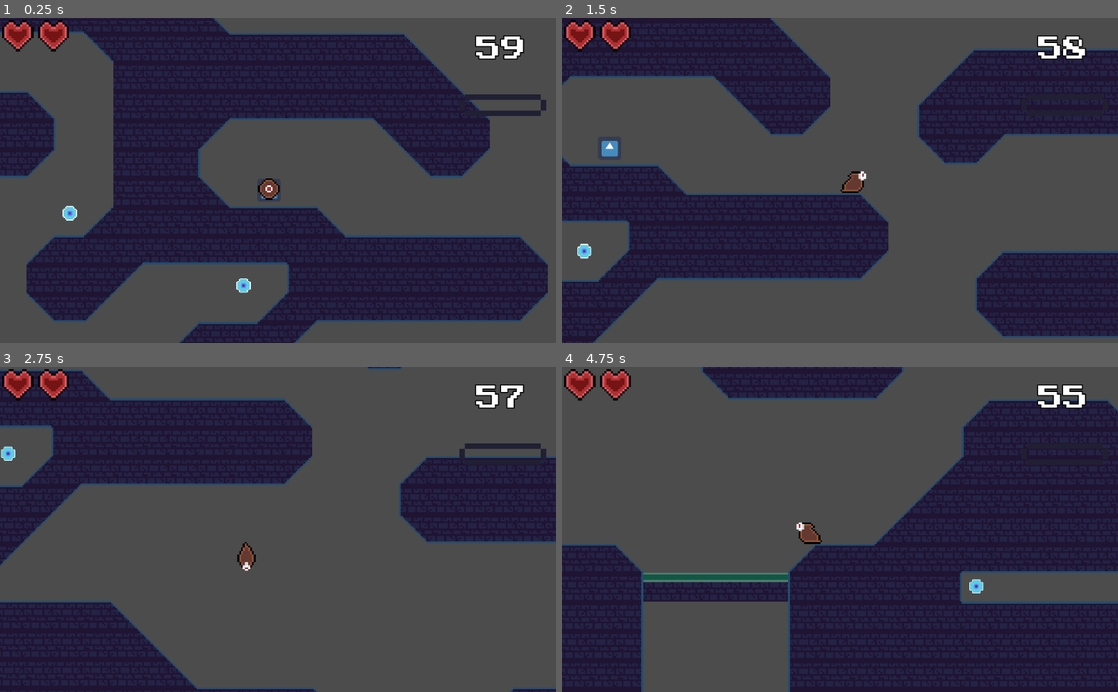
Above: before the commit, frames 1-4 (two rows, left to right).
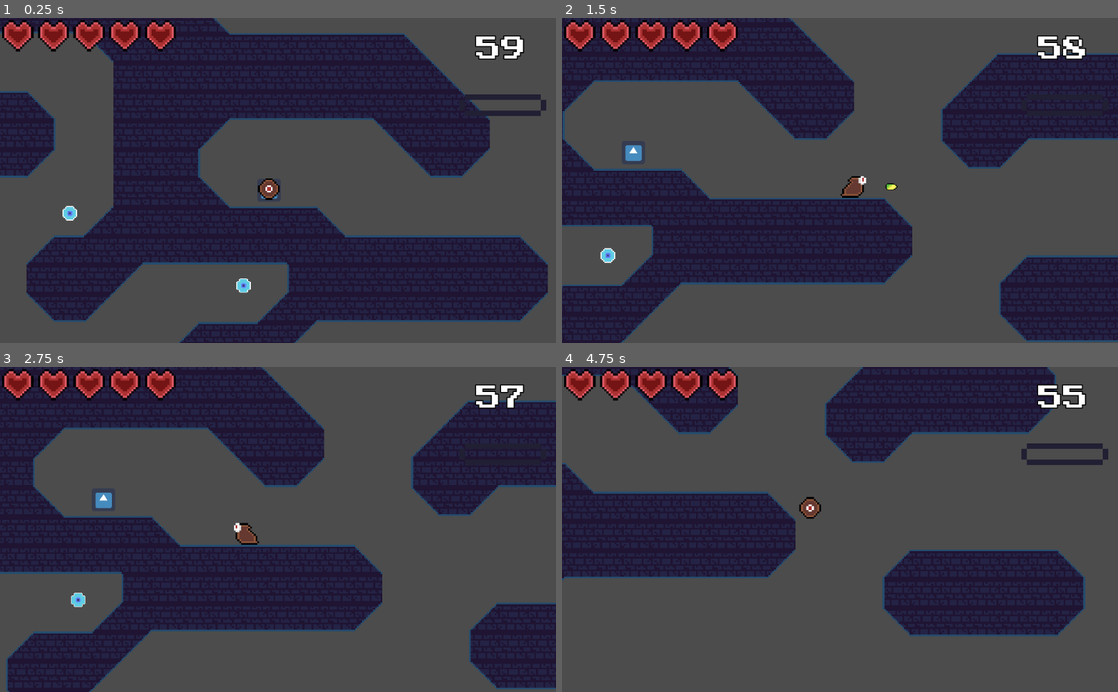
Above: after the commit, the same moments.

Repository: Shoter99/GameJamFirst
Game: Godot game, scene res://levels/Level2.tscn
The game is run twice, just before and just after one commit, with the same random seed, the same clock (stepped at 60 frames per second) and the same inputs. The engine's default icon, where the game draws it, is replaced by a stand-in: a white triangle on a blue panel in a dark square.
Inputs:
- Up to frame 1 (0.25 s): no input
- Up to frame 2 (1.5 s): hold Right (move_right) from 0.53 s (still down); tap Shift (Dash, bound only after the commit) at 0.6 s; tap Space (jump) at 0.77 s; tap F (fire) at 1.35 s
- Up to frame 3 (2.75 s): tap Space (jump) at 1.52 s; tap Shift (Dash, bound only after the commit) at 1.55, 2.3 s; release Right (move_right) at 2.03 s; hold Left (move_left) from 2.03 s (still down); tap Down (release) at 2.1 s
- Up to frame 4 (4.75 s): release Left (move_left) at 2.78 s; hold Right (move_right) 2.78-4.28 s; tap Shift (Dash, bound only after the commit) at 2.85, 3.6, 4.55 s; tap Space (jump) at 3.02, 3.77, 4.52 s; hold Left (move_left) from 4.28 s (still down); tap F (fire) at 4.35 s

The runs differ from the first frame. In frame 1, 1.1% of the frame differs, in the area x 13-32%, y 0-11%; in frame 2, 15%; in frame 3, 44%; in frame 4, 62%, in the area x 0-100%, y 0-100%.

Commit message:
Fixed Swimming

Diff:
--- /dev/null
+++ b/Player/DashEvolution.gd
@@ -0,0 +1,70 @@
+extends FireEvolution
+
+class_name DashEvolution
+
+var dashSpeed : int = 700
+var isDashing : bool = false
+
+
+func friction(velocity, accelerating, isOnFloor, delta) -> Vector2:
+	if accelerating == false:
+		if isOnFloor == false:
+			if velocity.x > 0:
+				if velocity.x > speed:
+					return Vector2(velocity.x - 6000 * delta, velocity.y)
+				else:
+					return Vector2(velocity.x - 400 * delta, velocity.y)
+			elif velocity.x < 0:
+				if velocity.x < -speed:
+					return Vector2(velocity.x + 6000 * delta, velocity.y)
+				else:
+					return Vector2 (velocity.x + 400 * delta, velocity.y)
+		else:
+			if velocity.x > 0:
+				if velocity.x > speed:
+					return Vector2(velocity.x - 6000 * delta, velocity.y)
+				else:
+					return Vector2(velocity.x - 600 * delta, velocity.y)
+			elif velocity.x < 0:
+				if velocity.x < -speed:
+					return Vector2(velocity.x + 6000 * delta, velocity.y)
+				else:
+					return Vector2 (velocity.x + 600 * delta, velocity.y)
+	return velocity
+
+func dash (velocity):
+	if Input.is_action_pressed("move_left"):
+		return Vector2 (-dashSpeed, 0)
+	if Input.is_action_pressed("move_right"):
+		return Vector2 (dashSpeed, 0)
+	return velocity
+
+func check_if_dashing():
+	if Input.is_action_pressed("move_left"):
+		return true
+	if Input.is_action_pressed("move_right"):
+		return true
+	return false
+
+func evolution0_movement(delta):
+	if isDashing == false:
+		snapVector = disable_snap_vector()
+		velocity = apply_movement(velocity, isOnFloor, isOnWall, whereWall, bullet, accelerating, delta)
+		velocity = move_and_slide_with_snap(velocity, snapVector, Vector2.UP)
+		snapVector = Vector2.DOWN * 6
+		isOnFloor = is_on_floor()
+		isOnWall = is_player_on_wall()
+		if isOnWall:
+			whereWall = check_where_wall()
+		if Input.is_action_just_pressed("Dash"):
+			velocity = dash(velocity)
+			isDashing = check_if_dashing()
+
+	else:
+		velocity = move_and_slide_with_snap(velocity, snapVector, Vector2.UP)
+		isOnFloor = is_on_floor()
+		isOnWall = is_player_on_wall()
+
+func _physics_process(delta):
+	yield(get_tree().create_timer(delta), "timeout")
+	isDashing = false
--- a/Player/Evolution0.tscn
+++ b/Player/Evolution0.tscn
@@ -6,7 +6,7 @@
 [ext_resource path="res://Sprites/player/player_mid_air.png" type="Texture" id=4]
 [ext_resource path="res://Sprites/player/player_move1.png" type="Texture" id=5]
 [ext_resource path="res://Sprites/player/player_on_wall.png" type="Texture" id=6]
-[ext_resource path="res://Player/NoEvolutions.gd" type="Script" id=7]
+[ext_resource path="res://Player/FireEvolution.gd" type="Script" id=7]
 [ext_resource path="res://enviroment/Camera2D.tscn" type="PackedScene" id=8]
 
 [sub_resource type="CapsuleShape2D" id=2]
--- a/Player/SwimEvolution.gd
+++ b/Player/SwimEvolution.gd
@@ -17,4 +17,7 @@
 		velocity.y = -swimSpeed * delta
 	if Input.is_action_pressed("swim_down"):
 		velocity.y = swimSpeed * delta
+
+	velocity = move_and_slide(velocity)
+
 	return velocity
--- a/project.godot
+++ b/project.godot
@@ -9,6 +9,11 @@
 config_version=4
 
 _global_script_classes=[ {
+"base": "FireEvolution",
+"class": "DashEvolution",
+"language": "GDScript",
+"path": "res://Player/DashEvolution.gd"
+}, {
 "base": "SwimEvolution",
 "class": "DoubleJumpEvolution",
 "language": "GDScript",
@@ -55,6 +60,7 @@
 "path": "res://Player/WallJumpEvolution.gd"
 } ]
 _global_script_class_icons={
+"DashEvolution": "",
 "DoubleJumpEvolution": "",
 "Enemy": "",
 "Entity": "",
@@ -125,7 +131,7 @@
 , Object(InputEventKey,"resource_local_to_scene":false,"resource_name":"","device":0,"alt":false,"shift":false,"control":false,"meta":false,"command":false,"pressed":false,"scancode":16777232,"physical_scancode":0,"unicode":0,"echo":false,"script":null)
  ]
 }
-Slide={
+Dash={
 "deadzone": 0.5,
 "events": [ Object(InputEventKey,"resource_local_to_scene":false,"resource_name":"","device":0,"alt":false,"shift":false,"control":false,"meta":false,"command":false,"pressed":false,"scancode":16777237,"physical_scancode":0,"unicode":0,"echo":false,"script":null)
  ]
